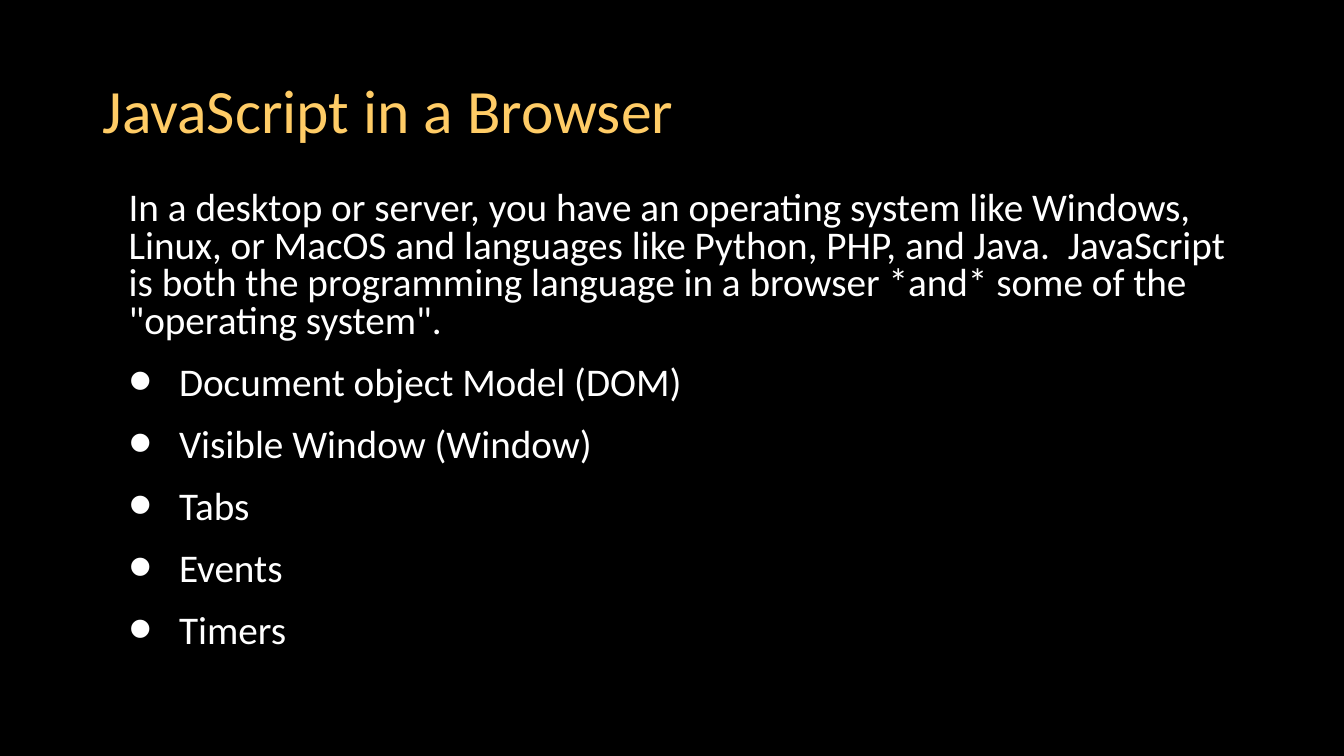
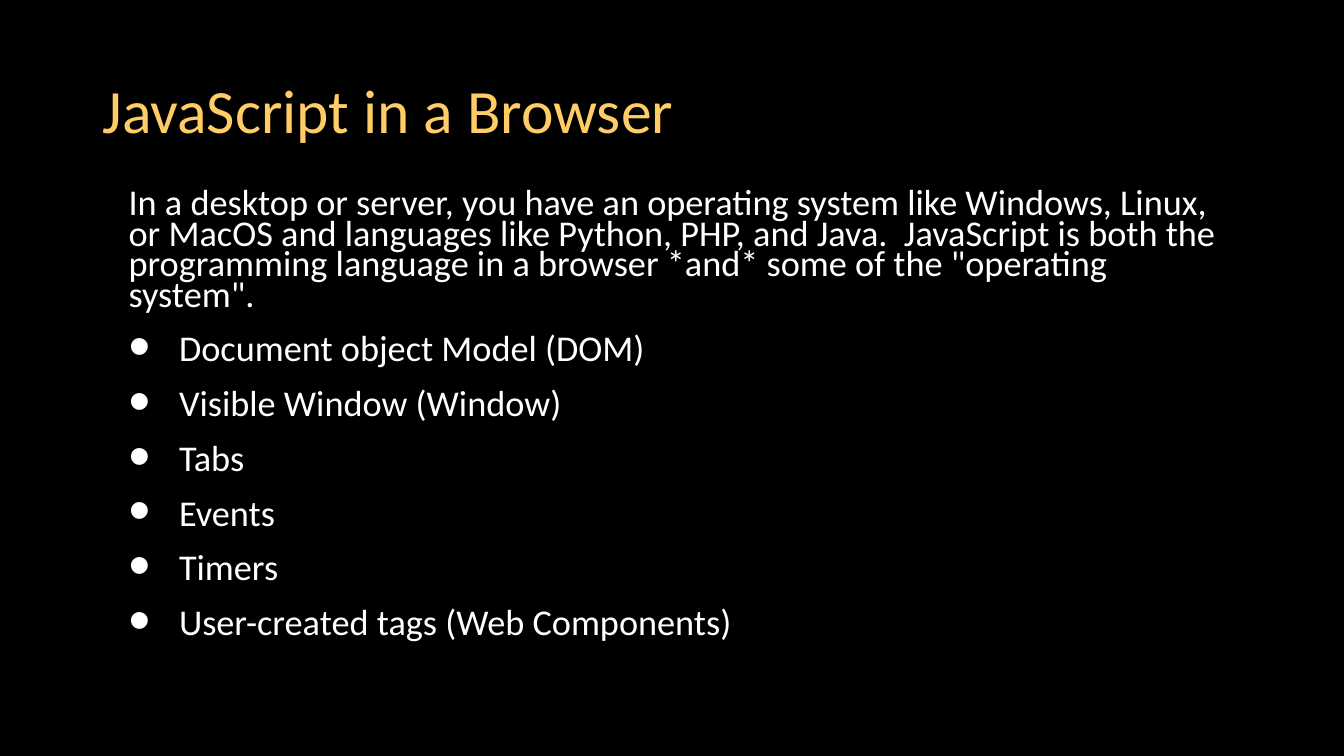
Before and after one commit to csev/dj4e, a slide deck: slide 2 of lectures/JS-03-Browser.pptx. Drawn at 1344x756 pixels with LibreOffice and Linux fonts; fonts in the diff are those of the drawing. Boxes give left, top, right and bottom in pixels: in the first picture for what was removed or moved away, otherwise in the second. Text is boxed around its words. In the diff, an @@ line names an element or a change of style, - is before the commit and + after.

```diff
--- a/lectures/JS-03-Browser.pptx
+++ b/lectures/JS-03-Browser.pptx
@@ text at (x1=129, y1=189, x2=1215, y2=581): size 28 to 25.9 pt in "In a desktop or server, you have ...", "Document object Model (DOM)", "Visible Window (Window)", "Tabs" and 2 more places; line spacing 0.8 to 0.7 @@
@@ text at (x1=179, y1=608, x2=732, y2=642): paragraph added @@
+• User-created tags (Web Components)
```
Also in this commit, not shown: 1 other slide changed, 3 slides added, 2 other files.
